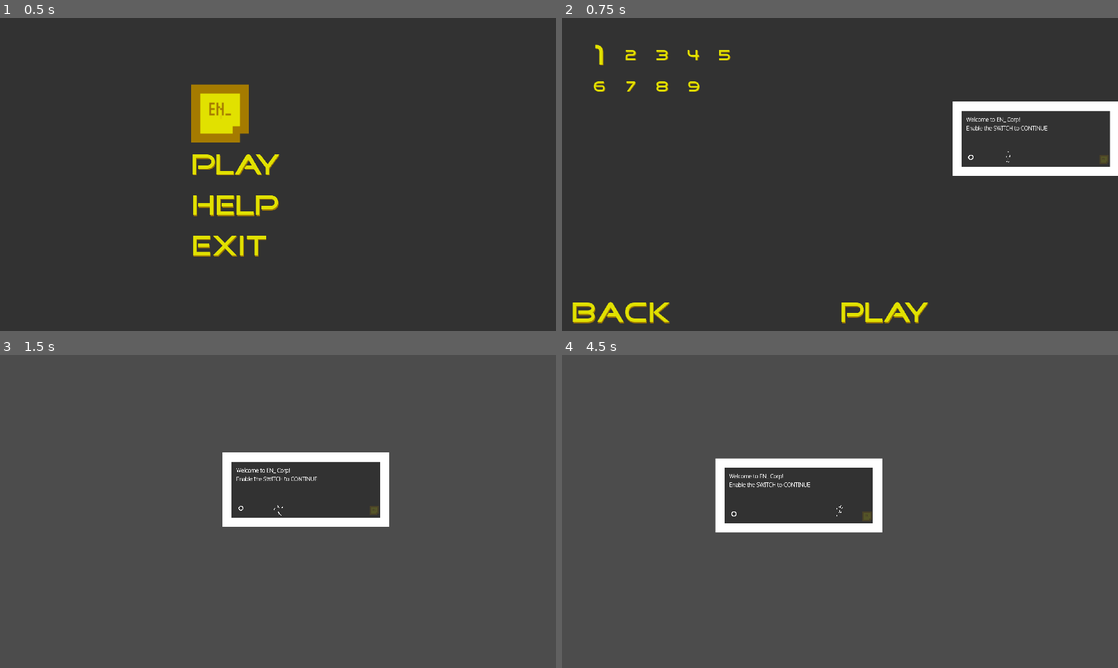
Above: before the commit, frames 1-4 (two rows, left to right).
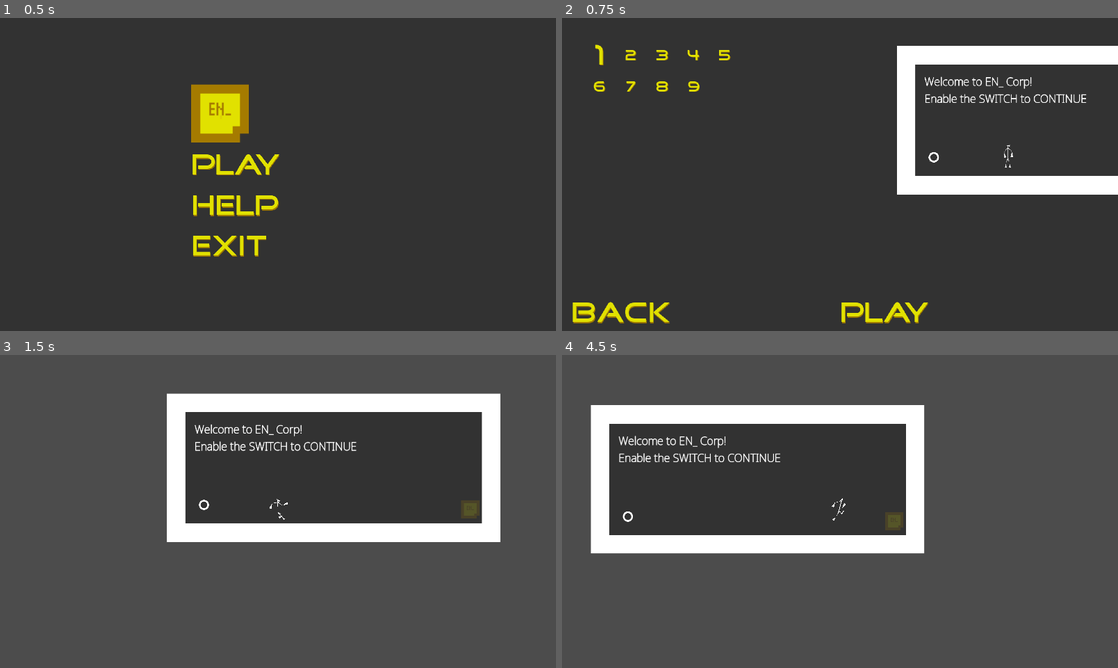
Above: after the commit, the same moments.

Repository: Luraktinus/EN_
Game: Godot game, scene res://Menu/Menu.tscn
The game is run twice, just before and just after one commit, with the same random seed, the same clock (stepped at 60 frames per second) and the same inputs.
Inputs:
- Up to frame 1 (0.5 s): no input
- Up to frame 2 (0.75 s): click "Play" at 0.5 s
- Up to frame 3 (1.5 s): click "Play" at 1.25 s
- Up to frame 4 (4.5 s): tap Enter at 2 s; hold Right (ui_right) 2.03-2.78 s; hold Left (ui_left) 2.78-3.53 s; hold Right (ui_right) 3.53-4.28 s; hold Up (ui_up) from 4.28 s (still down)

Frame 1 is identical in both runs. In frame 2, 9.1% of the frame differs, in the area x 60-100%, y 8-57%; in frame 3, 23%; in frame 4, 24%, in the area x 5-66%, y 16-64%.

Commit message:
Changed zoom

Diff:
--- a/Entitys/Player.tscn
+++ b/Entitys/Player.tscn
@@ -256,7 +256,7 @@
 "times": PoolRealArray( 0 ),
 "transitions": PoolRealArray( 1 ),
 "update": 0,
-"values": [ Vector2( -19, -1.43051e-006 ) ]
+"values": [ Vector2( -19, -1.43051e-06 ) ]
 }
 tracks/19/type = "value"
 tracks/19/path = NodePath("Sprite/Spine/RightLeg/Foot:rotation_degrees")
@@ -376,7 +376,7 @@
 "times": PoolRealArray( 0 ),
 "transitions": PoolRealArray( 1 ),
 "update": 0,
-"values": [ Vector2( -18, -1.90735e-006 ) ]
+"values": [ Vector2( -18, -1.90735e-06 ) ]
 }
 tracks/29/type = "value"
 tracks/29/path = NodePath("Sprite/Spine/RightArm/Hand/Position2D:rotation_degrees")
@@ -598,7 +598,7 @@
 "times": PoolRealArray( 0, 3 ),
 "transitions": PoolRealArray( 1, 1 ),
 "update": 0,
-"values": [ Vector2( -19, -1.43051e-006 ), Vector2( -19, -1.43051e-006 ) ]
+"values": [ Vector2( -19, -1.43051e-06 ), Vector2( -19, -1.43051e-06 ) ]
 }
 tracks/17/type = "value"
 tracks/17/path = NodePath("Sprite/Spine/RightLeg/Foot:rotation_degrees")
@@ -670,7 +670,7 @@
 "times": PoolRealArray( 0, 3 ),
 "transitions": PoolRealArray( 1, 1 ),
 "update": 0,
-"values": [ Vector2( -18, -1.90735e-006 ), Vector2( -18, -1.90735e-006 ) ]
+"values": [ Vector2( -18, -1.90735e-06 ), Vector2( -18, -1.90735e-06 ) ]
 }
 tracks/23/type = "value"
 tracks/23/path = NodePath("Sprite/Spine/RightArm/Hand/Position2D:rotation_degrees")
@@ -988,7 +988,7 @@
 "times": PoolRealArray( 0 ),
 "transitions": PoolRealArray( 1 ),
 "update": 0,
-"values": [ Vector2( -19, -1.43051e-006 ) ]
+"values": [ Vector2( -19, -1.43051e-06 ) ]
 }
 tracks/19/type = "value"
 tracks/19/path = NodePath("Sprite/Spine/RightLeg/Foot:rotation_degrees")
@@ -1108,7 +1108,7 @@
 "times": PoolRealArray( 0 ),
 "transitions": PoolRealArray( 1 ),
 "update": 0,
-"values": [ Vector2( -18, -1.90735e-006 ) ]
+"values": [ Vector2( -18, -1.90735e-06 ) ]
 }
 tracks/29/type = "value"
 tracks/29/path = NodePath("Sprite/Spine/RightArm/Hand/Position2D:rotation_degrees")
@@ -1354,7 +1354,7 @@
 "times": PoolRealArray( 0, 1 ),
 "transitions": PoolRealArray( 1, 1 ),
 "update": 0,
-"values": [ Vector2( -19, -1.43051e-006 ), Vector2( -19, -1.43051e-006 ) ]
+"values": [ Vector2( -19, -1.43051e-06 ), Vector2( -19, -1.43051e-06 ) ]
 }
 tracks/19/type = "value"
 tracks/19/path = NodePath("Sprite/Spine/RightLeg/Foot:rotation_degrees")
@@ -1474,7 +1474,7 @@
 "times": PoolRealArray( 0, 1 ),
 "transitions": PoolRealArray( 1, 1 ),
 "update": 0,
-"values": [ Vector2( -18, -1.90735e-006 ), Vector2( -18, -1.90735e-006 ) ]
+"values": [ Vector2( -18, -1.90735e-06 ), Vector2( -18, -1.90735e-06 ) ]
 }
 tracks/29/type = "value"
 tracks/29/path = NodePath("Sprite/Spine/RightArm/Hand/Position2D:rotation_degrees")
@@ -1720,7 +1720,7 @@
 "times": PoolRealArray( 0 ),
 "transitions": PoolRealArray( 1 ),
 "update": 0,
-"values": [ Vector2( -19, -1.43051e-006 ) ]
+"values": [ Vector2( -19, -1.43051e-06 ) ]
 }
 tracks/19/type = "value"
 tracks/19/path = NodePath("Sprite/Spine/RightLeg/Foot:rotation_degrees")
@@ -1768,7 +1768,7 @@
 "times": PoolRealArray( 0 ),
 "transitions": PoolRealArray( 1 ),
 "update": 0,
-"values": [ Vector2( -18, -1.90735e-006 ) ]
+"values": [ Vector2( -18, -1.90735e-06 ) ]
 }
 tracks/23/type = "value"
 tracks/23/path = NodePath("Sprite/Spine/RightArm/Hand/Position2D:rotation_degrees")
@@ -2038,7 +2038,7 @@
 "times": PoolRealArray( 0, 0.6, 1.2, 1.8 ),
 "transitions": PoolRealArray( 1, 1, 1, 1 ),
 "update": 0,
-"values": [ Vector2( -18, -1.90735e-006 ), Vector2( -18, -1.90735e-006 ), Vector2( -18, -1.90735e-006 ), Vector2( -18, -1.90735e-006 ) ]
+"values": [ Vector2( -18, -1.90735e-06 ), Vector2( -18, -1.90735e-06 ), Vector2( -18, -1.90735e-06 ), Vector2( -18, -1.90735e-06 ) ]
 }
 tracks/15/type = "value"
 tracks/15/path = NodePath("Sprite/Spine/RightArm/Hand/Position2D:rotation_degrees")
@@ -2110,7 +2110,7 @@
 "times": PoolRealArray( 0, 0.6, 1.2, 1.8 ),
 "transitions": PoolRealArray( 1, 1, 1, 1 ),
 "update": 0,
-"values": [ Vector2( -19, -1.43051e-006 ), Vector2( -19, -1.43051e-006 ), Vector2( -19, -1.43051e-006 ), Vector2( -19, -1.43051e-006 ) ]
+"values": [ Vector2( -19, -1.43051e-06 ), Vector2( -19, -1.43051e-06 ), Vector2( -19, -1.43051e-06 ), Vector2( -19, -1.43051e-06 ) ]
 }
 tracks/21/type = "value"
 tracks/21/path = NodePath("Sprite/Spine/RightLeg/Foot:rotation_degrees")
@@ -2356,7 +2356,7 @@
 "times": PoolRealArray( 0 ),
 "transitions": PoolRealArray( 1 ),
 "update": 0,
-"values": [ Vector2( -19, -1.43051e-006 ) ]
+"values": [ Vector2( -19, -1.43051e-06 ) ]
 }
 tracks/11/type = "value"
 tracks/11/path = NodePath("Sprite/Spine/RightLeg/Foot:rotation_degrees")
@@ -2404,7 +2404,7 @@
 "times": PoolRealArray( 0 ),
 "transitions": PoolRealArray( 1 ),
 "update": 0,
-"values": [ Vector2( -18, -1.90735e-006 ) ]
+"values": [ Vector2( -18, -1.90735e-06 ) ]
 }
 tracks/15/type = "value"
 tracks/15/path = NodePath("Sprite/Spine/RightArm/Hand/Position2D:rotation_degrees")
@@ -2670,7 +2670,7 @@
 anchor_mode = 1
 rotating = false
 current = true
-zoom = Vector2( 2, 2 )
+zoom = Vector2( 1, 1 )
 limit_left = -10000000
 limit_top = -10000000
 limit_right = 10000000
@@ -2916,7 +2916,7 @@
 [node name="Position2D" type="Position2D" parent="Sprite/Spine/RightArm/Hand"]
 light_mask = 0
 material = SubResource( 11 )
-position = Vector2( -18, -1.90735e-006 )
+position = Vector2( -18, -1.90735e-06 )
 rotation = 4.82779
 __meta__ = {
 "_edit_bone_": true
@@ -3008,7 +3008,7 @@
 [node name="Foot" type="Polygon2D" parent="Sprite/Spine/RightLeg"]
 light_mask = 0
 material = SubResource( 11 )
-position = Vector2( -19, -1.43051e-006 )
+position = Vector2( -19, -1.43051e-06 )
 rotation = 1.8948
 polygon = PoolVector2Array( -21.2787, 20, -24.2787, 34, -18.2787, 34 )
 uv = PoolVector2Array(  )
